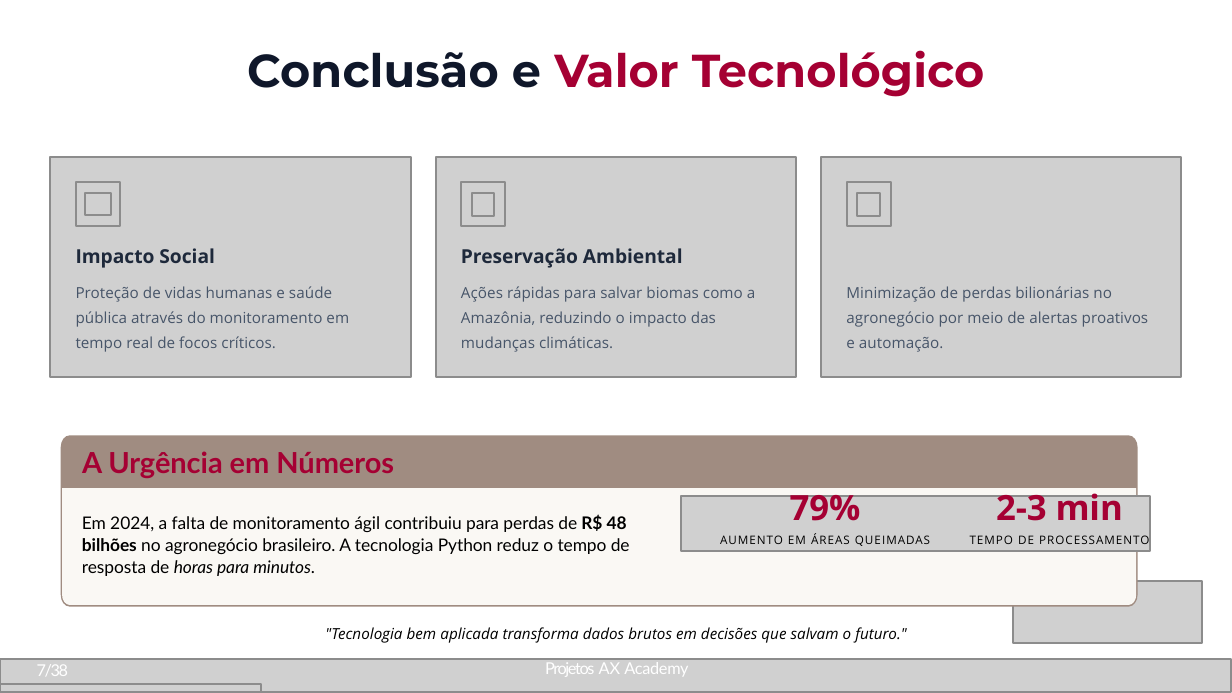
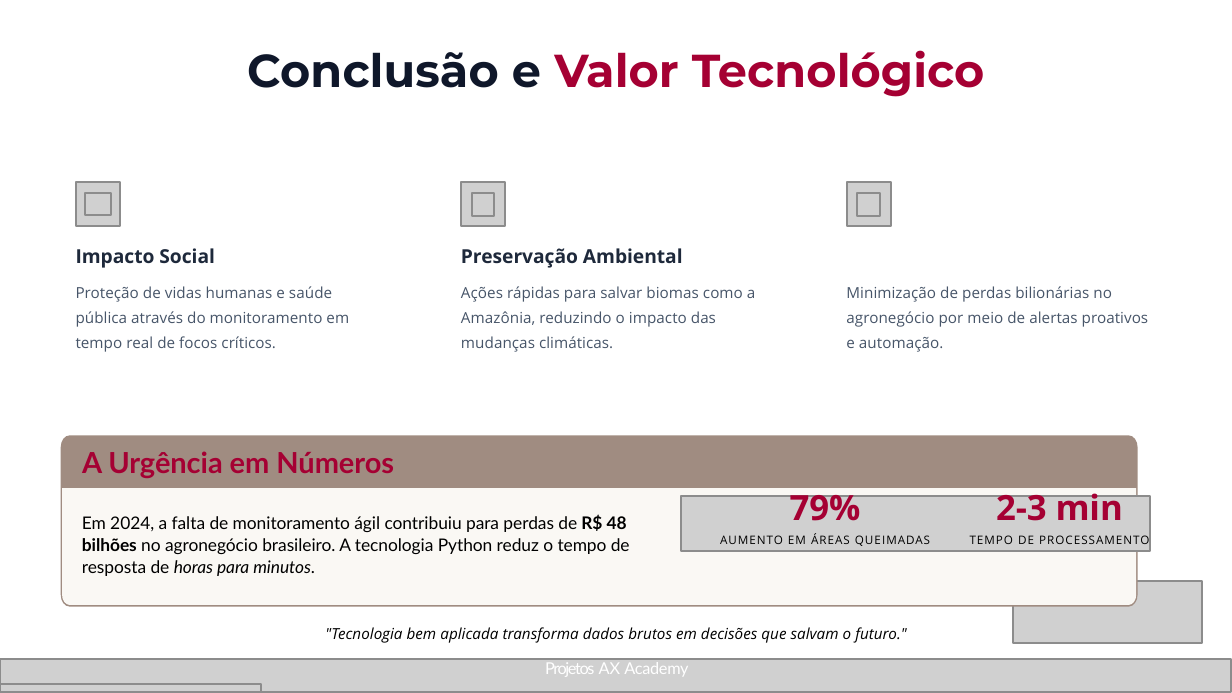
Before and after one commit to biinahc/monitoramento_queimadas, a slide deck: slide 6 of documents/apresentação_sabrina.pptx (slide 7 before the commit). Drawn at 1232x693 pixels with LibreOffice and Linux fonts; fonts in the diff are those of the drawing; grey boxes stand for pictures; background and template pictures are left out. Boxes give left, top, right and bottom in pixels: in the first picture for what was removed or moved away, otherwise in the second. Text is boxed around its words. In the diff, an @@ line names an element or a change of style, - is before the commit and + after.

```diff
--- a/documents/apresentação_sabrina.pptx
+++ b/documents/apresentação_sabrina.pptx
@@ picture removed at [51, 156, 410, 377] @@
@@ picture removed at [435, 156, 795, 377] @@
@@ picture removed at [820, 156, 1179, 377] @@
@@ page number removed at [37, 664, 68, 676] @@
-7/38
```
Also in this commit, not shown: 7 other slides changed, 1 slide removed, 1 other file.
